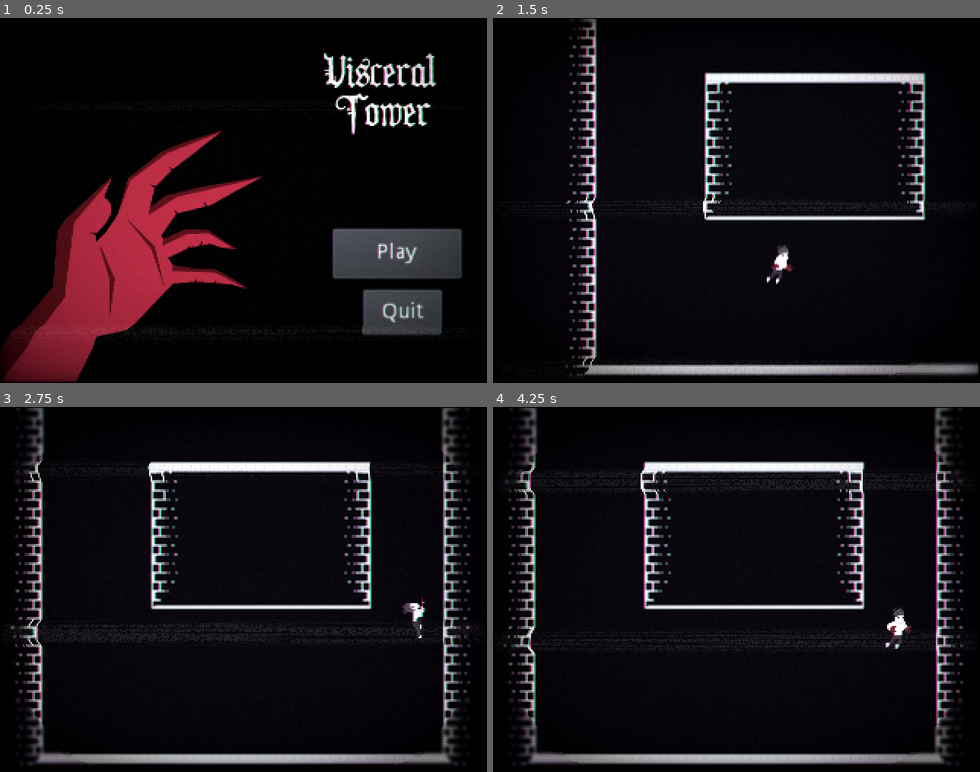
Above: before the commit, frames 1-4 (two rows, left to right).
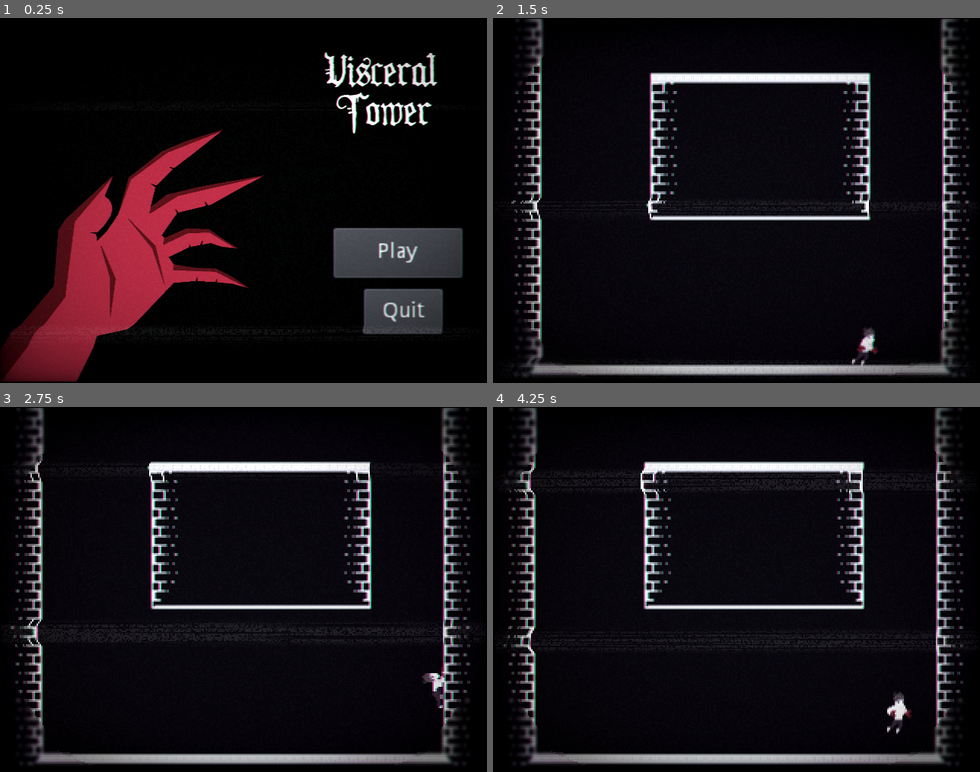
Above: after the commit, the same moments.

Repository: Luxxdev/GameJamPlus
Game: Godot game, scene res://Scenes/TitleScreen.tscn
Two runs of this game, one before a commit and one after it. Both use one fixed random seed, a clock stepped at 60 frames per second and the inputs below. The engine's default icon, where the game draws it, is replaced by a stand-in: a white triangle on a blue panel in a dark square.
Inputs:
- Up to frame 1 (0.25 s): no input
- Up to frame 2 (1.5 s): click "Play" at 0.5 s; hold Right (ui_right) from 1.28 s (still down); tap C (Dash) at 1.35 s
- Up to frame 3 (2.75 s): keep holding Right (ui_right); tap Space (Jump) at 1.52, 2.27 s; tap C (Dash) at 2.1 s
- Up to frame 4 (4.25 s): release Right (ui_right) at 2.78 s; hold Left (ui_left) 2.78-3.53 s; tap C (Dash) at 2.85, 3.6 s; hold Right (ui_right) from 3.53 s (still down); tap Space (Jump) at 3.77 s

The runs differ from the first frame. In frame 1, 3.6% of the frame differs, in the area x 0-95%, y 9-100%; in frame 2, 12%, in the area x 3-100%, y 0-99%; in frame 3, 0.4%; in frame 4, 0.6%.
Error before the commit: Attempt to call function 'instance' in base 'null instance' on a null instance. (res://Scripts/EnemySpawner.gd:39)

Commit message:
added Bullet and enemies

Diff:
--- /dev/null
+++ b/Objects/Bullet.tscn
@@ -0,0 +1,20 @@
+[gd_scene load_steps=4 format=2]
+
+[ext_resource path="res://icon.png" type="Texture" id=1]
+[ext_resource path="res://Scripts/Bullet.gd" type="Script" id=2]
+
+[sub_resource type="CircleShape2D" id=1]
+radius = 8.0
+
+[node name="Bullet" type="Area2D"]
+scale = Vector2( 0.5, 0.5 )
+script = ExtResource( 2 )
+
+[node name="Sprite" type="Sprite" parent="."]
+scale = Vector2( 0.25, 0.25 )
+texture = ExtResource( 1 )
+
+[node name="CollisionShape2D" type="CollisionShape2D" parent="."]
+shape = SubResource( 1 )
+
+[connection signal="body_entered" from="." to="." method="_on_Bullet_body_entered"]
--- a/Objects/Enemies/ShootingEnemy.tscn
+++ b/Objects/Enemies/ShootingEnemy.tscn
@@ -1,7 +1,8 @@
-[gd_scene load_steps=7 format=2]
+[gd_scene load_steps=8 format=2]
 
 [ext_resource path="res://ShootingEnemy.gd" type="Script" id=1]
 [ext_resource path="res://Objects/Enemies/images/ini2.png" type="Texture" id=2]
+[ext_resource path="res://Objects/Bullet.tscn" type="PackedScene" id=3]
 
 [sub_resource type="AtlasTexture" id=2]
 atlas = ExtResource( 2 )
@@ -14,7 +15,7 @@
 [sub_resource type="SpriteFrames" id=4]
 animations = [ {
 "frames": [ SubResource( 2 ), SubResource( 3 ) ],
-"loop": true,
+"loop": false,
 "name": "default",
 "speed": 10.0
 } ]
@@ -25,6 +26,7 @@
 [node name="ShootingEnemy" type="AnimatedSprite"]
 frames = SubResource( 4 )
 script = ExtResource( 1 )
+Bullet = ExtResource( 3 )
 
 [node name="Area2D" type="Area2D" parent="."]
 visible = false
@@ -37,8 +39,9 @@
 one_shot = true
 
 [node name="RayCast2D" type="RayCast2D" parent="."]
+visible = false
 enabled = true
-cast_to = Vector2( 310, 0 )
+cast_to = Vector2( 200, 0 )
 collision_mask = 2
 
 [node name="VisibilityEnabler2D" type="VisibilityEnabler2D" parent="."]
@@ -47,5 +50,6 @@
 scale = Vector2( 3.25, 3.25 )
 process_parent = true
 
+[connection signal="animation_finished" from="." to="." method="_on_ShootingEnemy_animation_finished"]
 [connection signal="body_entered" from="Area2D" to="." method="_on_Area2D_body_entered"]
 [connection signal="body_exited" from="Area2D" to="." method="_on_Area2D_body_exited"]
--- a/Objects/MovingEnemy.tscn
+++ b/Objects/MovingEnemy.tscn
@@ -7,6 +7,10 @@
 _data = {
 "points": PoolVector2Array( 0, 0, 0, 0, -1.0001, -14, 0, 0, 0, 0, 36.9999, 26, 0, 0, 0, 0, 71.9999, -15, 0, 0, 0, 0, -1.0001, -14 )
 }
+
+[sub_resource type="AtlasTexture" id=15]
+atlas = ExtResource( 1 )
+region = Rect2( 32, 32, 32, 32 )
 
 [sub_resource type="AtlasTexture" id=10]
 atlas = ExtResource( 1 )
@@ -20,15 +24,16 @@
 atlas = ExtResource( 1 )
 region = Rect2( 0, 32, 32, 32 )
 
-[sub_resource type="AtlasTexture" id=13]
-atlas = ExtResource( 1 )
-region = Rect2( 32, 32, 32, 32 )
-
 [sub_resource type="SpriteFrames" id=14]
 animations = [ {
-"frames": [ SubResource( 10 ), SubResource( 11 ), SubResource( 12 ), SubResource( 13 ) ],
+"frames": [ SubResource( 15 ) ],
+"loop": false,
+"name": "Attack",
+"speed": 5.0
+}, {
+"frames": [ SubResource( 10 ), SubResource( 11 ), SubResource( 12 ) ],
 "loop": true,
-"name": "default",
+"name": "Idle",
 "speed": 5.0
 } ]
 
@@ -50,12 +55,15 @@
 script = ExtResource( 2 )
 
 [node name="PathFollow2D" type="PathFollow2D" parent="."]
-position = Vector2( 72, -15 )
+position = Vector2( -1.0001, -14 )
 rotate = false
 lookahead = 0.001
 
 [node name="Sprite" type="AnimatedSprite" parent="PathFollow2D"]
 frames = SubResource( 14 )
+animation = "Idle"
+frame = 1
+playing = true
 
 [node name="PlayerFollowCheck" type="Area2D" parent="PathFollow2D/Sprite"]
 visible = false
@@ -83,6 +91,7 @@
 position = Vector2( 0.499771, 0 )
 shape = SubResource( 9 )
 
+[connection signal="animation_finished" from="PathFollow2D/Sprite" to="." method="_on_Sprite_animation_finished"]
 [connection signal="body_entered" from="PathFollow2D/Sprite/PlayerFollowCheck" to="." method="_on_PlayerFollowCheck_body_entered"]
 [connection signal="body_exited" from="PathFollow2D/Sprite/PlayerFollowCheck" to="." method="_on_PlayerFollowCheck_body_exited"]
 [connection signal="body_entered" from="PathFollow2D/Sprite/AttackArea" to="." method="_on_AttackArea_body_entered"]
--- a/Objects/StaticEnemy.gd
+++ /dev/null
@@ -1,11 +0,0 @@
-extends AnimatedSprite
-
-#var tween = get_tree().create_tween()
-
-# Called when the node enters the scene tree for the first time.
-func _ready():
-	pass # Replace with function body.
-
-#
-#func _process(delta):
-#	tween.tween_property(self, )
--- a/Objects/StaticEnemy.tscn
+++ b/Objects/StaticEnemy.tscn
@@ -1,7 +1,6 @@
-[gd_scene load_steps=10 format=2]
+[gd_scene load_steps=9 format=2]
 
 [ext_resource path="res://Objects/Enemies/images/ini3.png" type="Texture" id=1]
-[ext_resource path="res://Objects/StaticEnemy.gd" type="Script" id=2]
 
 [sub_resource type="AtlasTexture" id=2]
 atlas = ExtResource( 1 )
@@ -46,10 +45,9 @@
 }
 
 [node name="Slime" type="AnimatedSprite"]
-rotation = 0.785398
 frames = SubResource( 6 )
+frame = 2
 playing = true
-script = ExtResource( 2 )
 
 [node name="Area2D" type="Area2D" parent="."]
 visible = false
--- a/Scenes/TestScene.tscn
+++ b/Scenes/TestScene.tscn
@@ -1,7 +1,8 @@
-[gd_scene load_steps=9 format=2]
+[gd_scene load_steps=7 format=2]
 
 [ext_resource path="res://Objects/Player.tscn" type="PackedScene" id=1]
 [ext_resource path="res://Objects/tilemap/tileset_tilemap.tres" type="TileSet" id=2]
+[ext_resource path="res://Objects/Enemies/ShootingEnemy.tscn" type="PackedScene" id=3]
 [ext_resource path="res://Objects/EnemySpawner.tscn" type="PackedScene" id=4]
 [ext_resource path="res://CRT_shader.tres" type="Shader" id=5]
 
@@ -29,15 +30,6 @@
 shader_param/vignette_intensity = 0.4
 shader_param/vignette_opacity = 0.5
 
-[sub_resource type="RectangleShape2D" id=1]
-extents = Vector2( 11, 391.5 )
-
-[sub_resource type="RectangleShape2D" id=2]
-extents = Vector2( 508, 55 )
-
-[sub_resource type="RectangleShape2D" id=3]
-extents = Vector2( 56.5, 36.625 )
-
 [node name="Node2D" type="Node2D"]
 
 [node name="CanvasLayer" type="CanvasLayer" parent="."]
@@ -49,7 +41,7 @@
 input_pass_on_modal_close_click = false
 
 [node name="Player" parent="." instance=ExtResource( 1 )]
-position = Vector2( 57, 220 )
+position = Vector2( 149, 269 )
 
 [node name="Camera2D" type="Camera2D" parent="Player"]
 position = Vector2( 1, 0 )
@@ -67,25 +59,6 @@
 drag_margin_bottom = 0.3
 editor_draw_limits = true
 editor_draw_drag_margin = true
-
-[node name="StaticBody2D" type="StaticBody2D" parent="."]
-collision_mask = 7
-
-[node name="CollisionShape2D" type="CollisionShape2D" parent="StaticBody2D"]
-position = Vector2( 12, -150.5 )
-shape = SubResource( 1 )
-
-[node name="CollisionShape2D2" type="CollisionShape2D" parent="StaticBody2D"]
-position = Vector2( 310, -151 )
-shape = SubResource( 1 )
-
-[node name="CollisionShape2D3" type="CollisionShape2D" parent="StaticBody2D"]
-position = Vector2( 511, 297 )
-shape = SubResource( 2 )
-
-[node name="CollisionShape2D4" type="CollisionShape2D" parent="StaticBody2D"]
-position = Vector2( 161, 111 )
-shape = SubResource( 3 )
 
 [node name="TileMap" type="TileMap" parent="."]
 tile_set = ExtResource( 2 )
@@ -105,4 +78,7 @@
 [node name="EnemyArea2" parent="EnemySpawner/EnemyAreas" index="1"]
 position = Vector2( 77, 0 )
 
+[node name="ShootingEnemy" parent="." instance=ExtResource( 3 )]
+position = Vector2( 159, -103 )
+
 [editable path="EnemySpawner"]
--- a/Scenes/TitleScreen.tscn
+++ b/Scenes/TitleScreen.tscn
@@ -18,7 +18,7 @@
 shader_param/scanlines_width = 0.062
 shader_param/grille_opacity = 0.181
 shader_param/resolution = Vector2( 320, 240 )
-shader_param/pixelate = true
+shader_param/pixelate = false
 shader_param/roll = true
 shader_param/roll_speed = 8.0
 shader_param/roll_size = 28.862
--- /dev/null
+++ b/Scripts/Bullet.gd
@@ -0,0 +1,17 @@
+extends Area2D
+
+var target = null
+var speed = 75
+var velocity
+
+func _physics_process(delta):
+	target = get_parent()
+	if target.get_ref():
+		velocity = ((target.get_ref().get_global_position() -
+		position).normalized() * speed)
+		position += velocity * delta
+		rotation = velocity
+
+
+func _on_Bullet_body_entered(body):
+	queue_free()
--- a/Scripts/EnemyPath.gd
+++ b/Scripts/EnemyPath.gd
@@ -45,6 +45,7 @@
 
 func Attack():
 	if object != null:
+		sprite.play("Attack")
 		sprite.global_position = sprite.global_position.move_toward(object.position, 15)
 #		if $Sprite.global_position == object.global_position:
 
--- a/Scripts/EnemySpawner.gd
+++ b/Scripts/EnemySpawner.gd
@@ -1,7 +1,7 @@
 extends Node2D
 
 
-onready var enemy = load("res://Objects/EnemyPath.tscn")
+onready var enemy = load("res://Objects/MovingEnemy.tscn")
 onready var areaSize = $Area2D/CollisionShape2D.get_shape().get_extents()
 onready var timer = $SpawnTimer
 #onready var enemyArea = $EnemyAreas/EnemyArea
--- a/ShootingEnemy.gd
+++ b/ShootingEnemy.gd
@@ -7,7 +7,7 @@
 var PlayerInArea = false
 var target = null
 onready var ray = $RayCast2D
-
+export(PackedScene) var Bullet
 
 func _process(delta):
 	if PlayerInArea:
@@ -32,8 +32,6 @@
 	playing = true
 	print("tiro")
 	$ShootDelay.start()
-	yield(get_tree().create_timer(0.1), "timeout")
-	frame = 0
 
 #func GenerateRaycasts():
 #	var rayCount = angleConeOfVision / angleBetweenRays
@@ -41,3 +39,7 @@
 #		var ray = RayCast2D.new()
 #		var angle = angleBetweenRays * (i - rayCount / 2.0)
 #		ray.cast_to = Vector2.UP.rotated(angle) * maxViewDist
+
+func _on_ShootingEnemy_animation_finished():
+	playing = false
+	frame = 0
